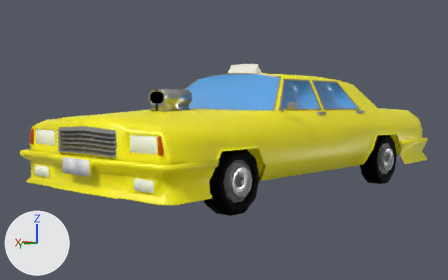
The Blender file taxi_v2.blend, before and after one commit.
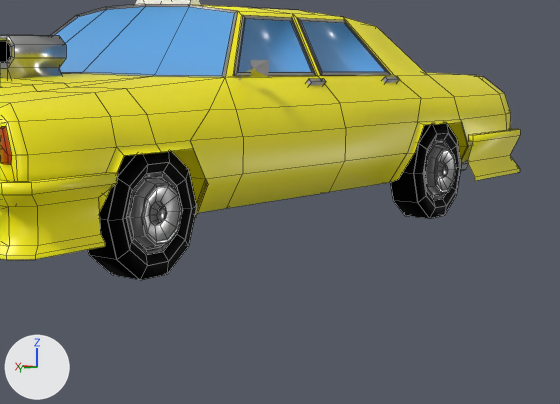
Old and new are each drawn whole from a 50 mm lens placed at (-3.2, 4.02, 0.2), pointed at (0.17, 0.27, -0.14) and again close up on the part from 35% to 100% of the width and 25% to 100% of the height. The lights are fixed; the arrows at lower left show +X, +Y and +Z. The close-ups show mesh edges as thin lines.

Names of what the first close-up shows: 'FrontBumper4', 'RearBumper4', 'Taxi', 'Wheel1', 'Wheel1.001', 'silnik1'.
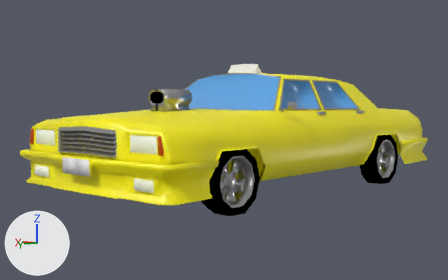
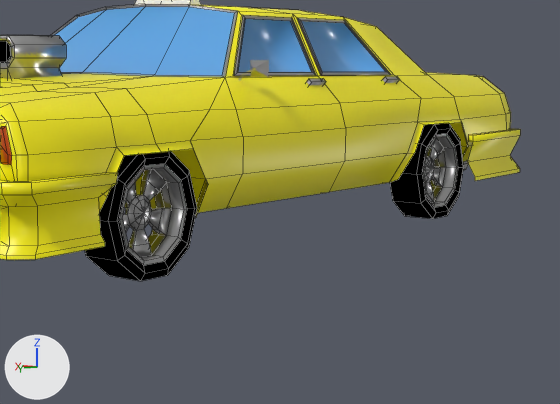
Edits to the scene script, one JSON object a line:
```json
{"op": "add", "block": "me_circle_009", "code": ["me_circle_009 = bpy.data.meshes.new('Circle.009')", "me_circle_009.from_pydata(...)  # 161 vertices, 178 faces; spans x -0.238..0.238, y -0.25..0.25, z -0.011..0.169", "me_circle_009.polygons.foreach_set('use_smooth', [True] * 178)", "# faces by material slot: [63, 115]", "me_circle_009.materials.append(mat_black)  # black #000000", "me_circle_009.materials.append(mat_chrome)  # grey #b2b2b2"]}
{"op": "add", "block": "ob_wheel1", "code": "ob_wheel1.hide_set(True)  # its collection is switched off"}
{"op": "add", "block": "ob_wheel1_001", "code": "ob_wheel1_001.hide_set(True)  # its collection is switched off"}
{"op": "add", "block": "ob_wheel2_003", "code": ["ob_wheel2_003 = bpy.data.objects.new('Wheel2.003', me_circle_009)", "ob_wheel2_003.location = (-0.577, -0.804, -0.317)", "ob_wheel2_003.rotation_euler = (0.0, 4.712, 0.0)  # degrees (0, 270, 0)", "ob_wheel2_003.scale = (0.87, 0.87, 0.87)"]}
{"op": "add", "block": "ob_wheel2_002", "code": ["ob_wheel2_002 = bpy.data.objects.new('Wheel2.002', me_circle_009.copy())", "ob_wheel2_002.location = (-0.577, 1.122, -0.317)", "ob_wheel2_002.rotation_euler = (0.0, 4.712, 0.0)  # degrees (0, 270, 0)", "ob_wheel2_002.scale = (0.87, 0.87, 0.87)"]}
```

Boxes (x1, y1, x2, y2) around the edits, measured in the close-ups (560 x 404 px):
```json
{"object": "Wheel1", "change": "hidden", "before": [88, 151, 197, 280]}
{"object": "Wheel2.002", "change": "added", "after": [85, 151, 197, 281], "faces in mat_black (black #000000)": [85, 151, 197, 281], "faces in mat_chrome (grey #b2b2b2)": [119, 164, 187, 265]}
{"object": "Wheel2.003", "change": "added", "after": [390, 123, 464, 219], "faces in mat_black (black #000000)": [390, 123, 464, 219], "faces in mat_chrome (grey #b2b2b2)": [422, 134, 458, 207]}
{"object": "Wheel1.001", "change": "hidden", "before": [390, 123, 461, 219]}
```
